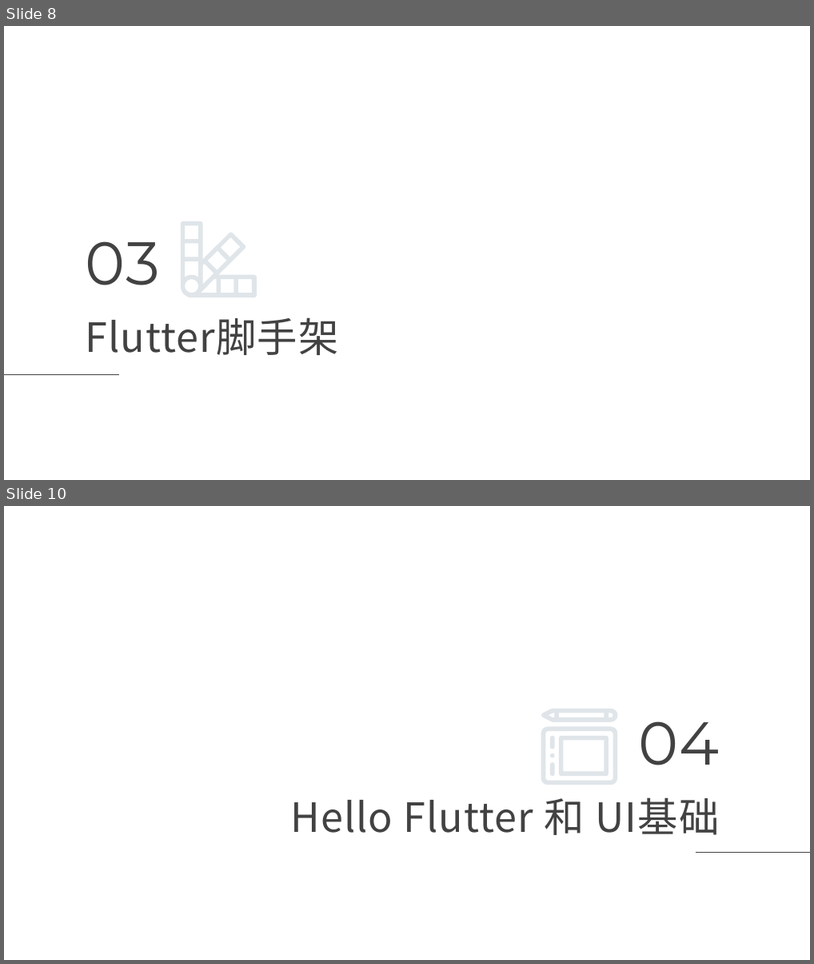
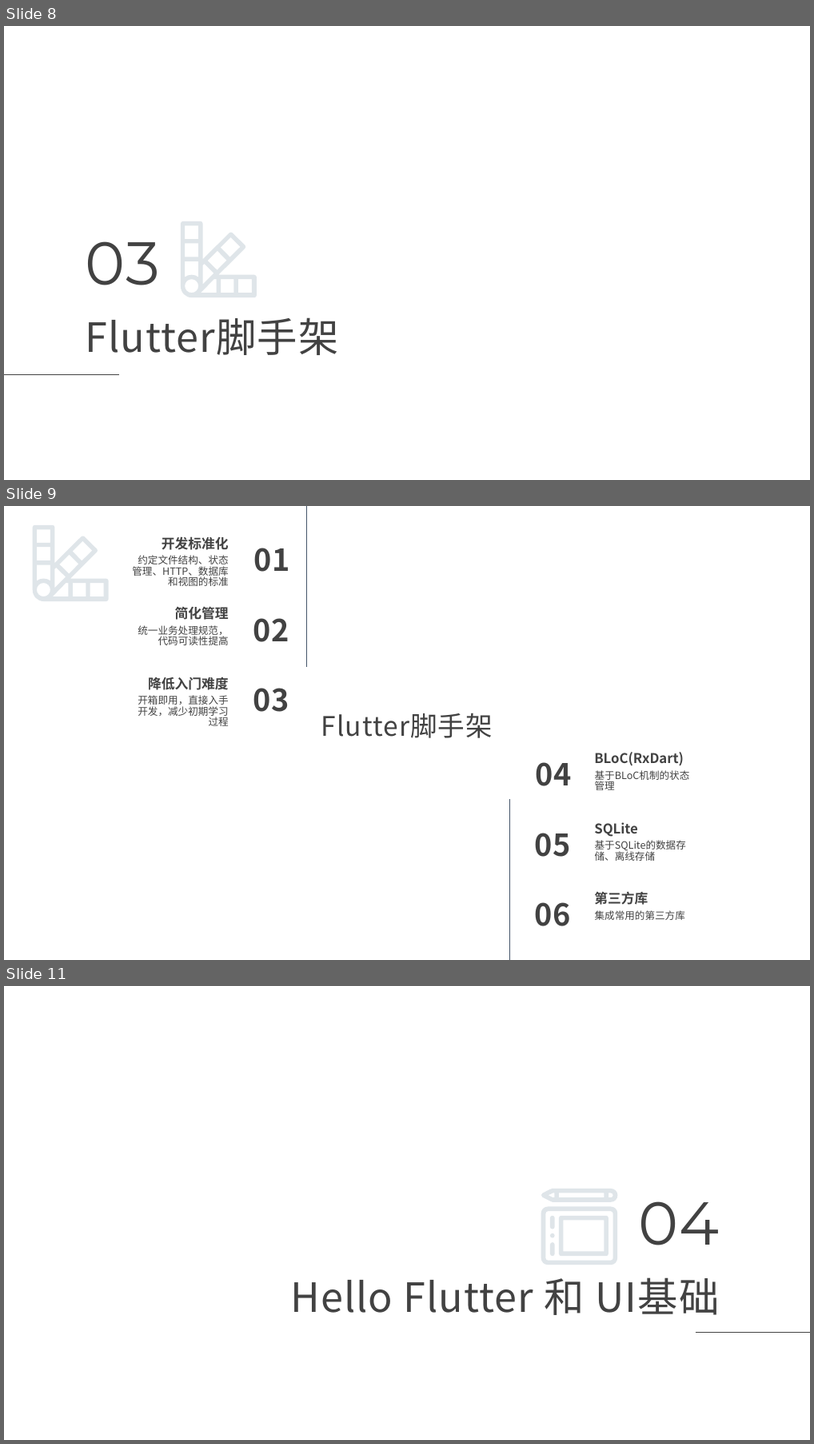
Before and after one commit to maosong-pactera/training-flutter, a slide deck: 移动端Flutter_第1课_如何开始工作？.pptx. Shown one above the other, each under a label of ours: slides 8 and 10 before the commit, slides 8, 9 and 11 after it; the slides between them are not shown. The pictures are 814x964 and 814x1444 pixels, drawn with LibreOffice and Linux fonts; fonts in the diff are those of the drawing; background and template pictures are left out. Boxes give left, top, right and bottom in pixels: in the first picture for what was removed or moved away, otherwise in the second. Text is boxed around its words. In the diff, an @@ line names an element or a change of style, - is before the commit and + after.

```diff
--- a/移动端Flutter_第1课_如何开始工作？.pptx
+++ b/移动端Flutter_第1课_如何开始工作？.pptx
@@ slide 9 added at (4, 506, 810, 960), background picture (left out) @@
@@ freeform shape added at (33, 524, 109, 601), fill #5F7D95 at 20% opacity @@
@@ line added from (307, 506) to (307, 667), #44546A 0.75 pt @@
@@ text added at (162, 536, 229, 550), 16 pt, text #424242, bold @@
+开发标准化
@@ text added at (254, 548, 290, 572), 36 pt, text #424242, bold @@
+01
@@ text added at (132, 555, 229, 586), 12 pt, text #424242 @@
+约定文件结构、状态管理、HTTP、数据库和视图的标准
@@ text added at (138, 625, 229, 645), 12 pt, text #424242 @@
+统一业务处理规范，代码可读性提高
@@ text added at (175, 607, 229, 620), 16 pt, text #424242, bold @@
+简化管理
@@ text added at (254, 618, 290, 642), 36 pt, text #424242, bold @@
+02
@@ text added at (138, 695, 229, 726), 12 pt, text #424242 @@
+开箱即用，直接入手开发，减少初期学习过程
@@ text added at (148, 677, 228, 690), 16 pt, text #424242, bold @@
+降低入门难度
@@ text added at (254, 688, 290, 712), 36 pt, text #424242, bold @@
+03
@@ title added at (322, 713, 494, 738), 32 pt, text #424242 @@
+Flutter脚手架
@@ text added at (536, 762, 572, 786), 36 pt, text #424242, bold @@
+04
@@ text added at (594, 752, 684, 765), 16 pt, text #424242, bold @@
+BLoC(RxDart)
@@ text added at (595, 770, 690, 782), 12 pt, text #424242 @@
+基于BLoC机制的状态管理
@@ line added from (510, 799) to (510, 960), #44546A 0.75 pt @@
@@ text added at (535, 832, 571, 856), 36 pt, text #424242, bold @@
+05
@@ text added at (594, 822, 638, 836), 16 pt, text #424242, bold @@
+SQLite
@@ text added at (595, 840, 686, 860), 12 pt, text #424242 @@
+基于SQLite的数据存储、离线存储
@@ text added at (535, 902, 571, 926), 36 pt, text #424242, bold @@
+06
@@ text added at (594, 891, 648, 904), 16 pt, text #424242, bold @@
+第三方库
@@ text added at (595, 910, 686, 920), 12 pt, text #424242 @@
+集成常用的第三方库
@@ what was slide 10 is now slide 11 @@
```
Also in this commit, not shown: 2 slides changed, 1 other slide added, 1 slide removed, 1 other file.
